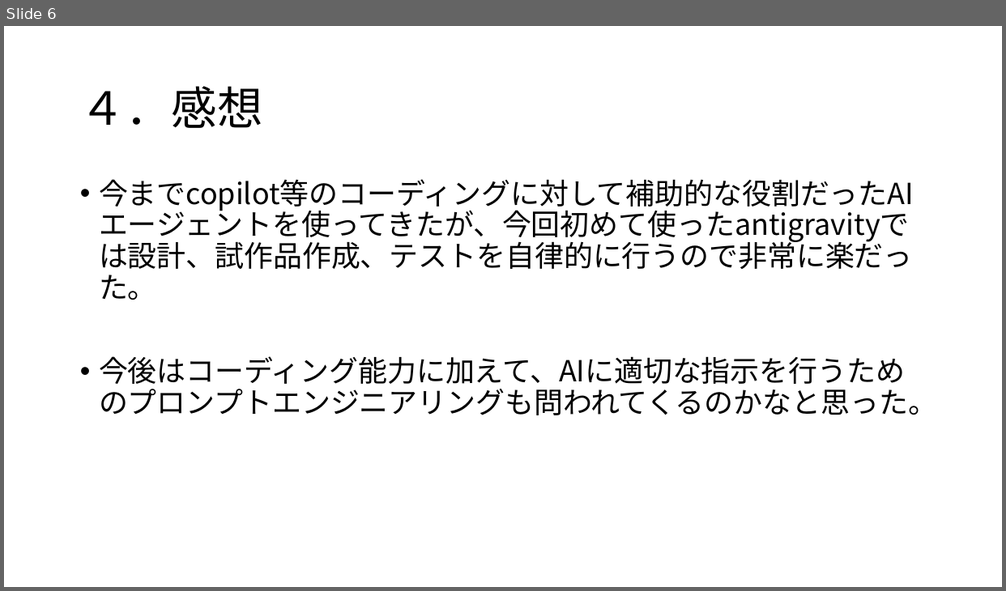
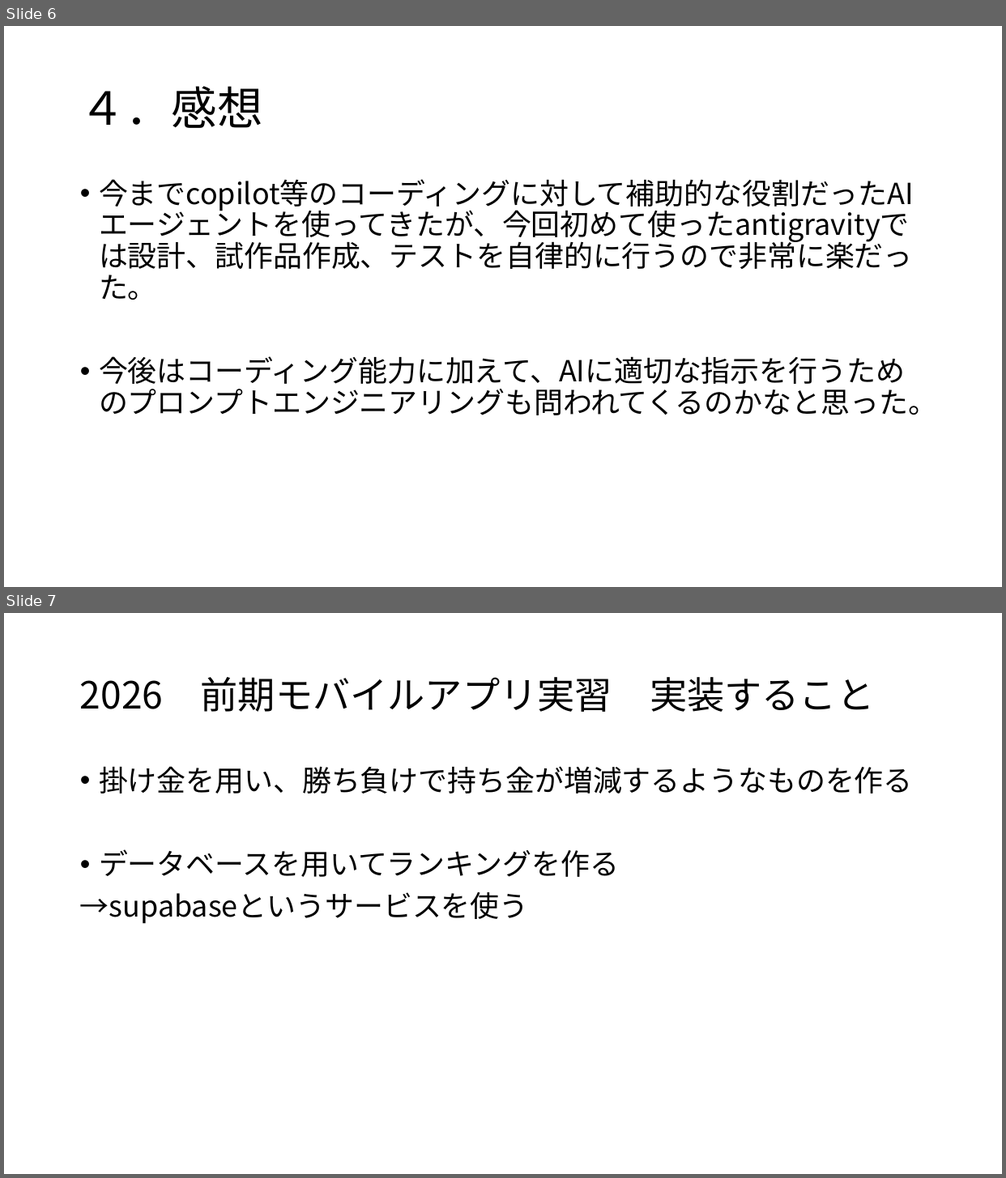
Before and after one commit to ra-men-zuruzuru/flutter_2025, a slide deck: モバイル開発実習_数あてゲームプレゼン資料.pptx. Shown one above the other, each under a label of ours: slide 6 before the commit, slides 6 and 7 after it. The pictures are 1006x591 and 1006x1178 pixels, drawn with LibreOffice and Linux fonts; fonts in the diff are those of the drawing. Boxes give left, top, right and bottom in pixels: in the first picture for what was removed or moved away, otherwise in the second. Text is boxed around its words. In the diff, an @@ line names an element or a change of style, - is before the commit and + after.

Commit message:
調査内容、実装予定内容書追加、supabaseのライブラリダウンロードした

```diff
--- a/モバイル開発実習_数あてゲームプレゼン資料.pptx
+++ b/モバイル開発実習_数あてゲームプレゼン資料.pptx
@@ slide 7 added at box(4, 613, 1002, 1174), background #FFFFFF @@
@@ title added at box(80, 677, 874, 712), 36 pt, text #000000 @@
+2026 前期モバイルアプリ実習 実装すること
@@ text added at box(80, 766, 913, 924), 28 pt, text #000000 @@
+• 掛け金を用い、勝ち負けで持ち金が増減するようなものを作る
+• データベースを用いてランキングを作る
+→supabaseというサービスを使う
```
Also in this commit, not shown: 10 other files.
